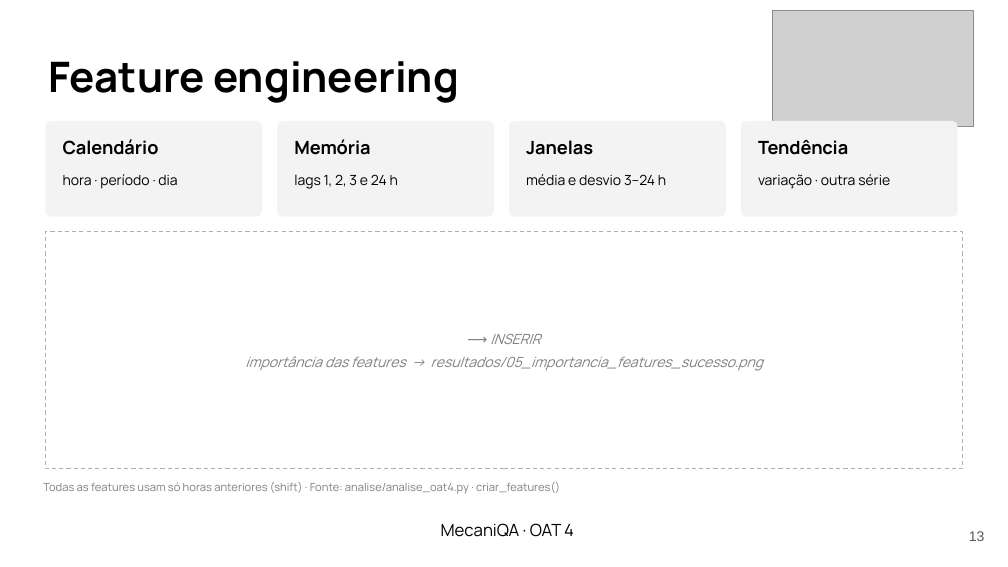
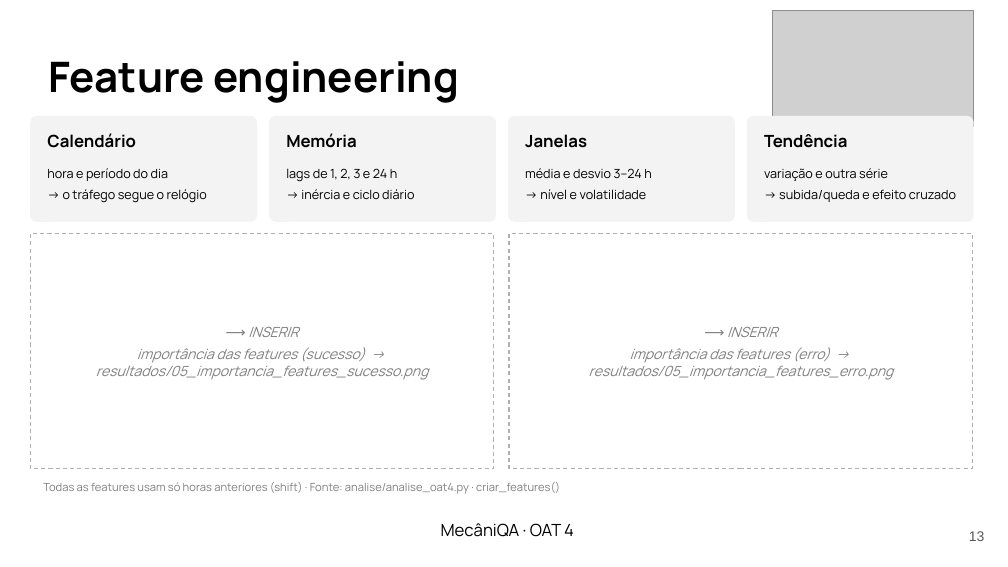
Before and after one commit to LenilsonSoares/mecaniQA-nuvem-macapa, a slide deck: slide 13 of oat4/apresentacao/mecaniQA_oat4_macapa.pptx. Drawn at 1008x567 pixels with LibreOffice and Linux fonts; fonts in the diff are those of the drawing; grey boxes stand for pictures. Boxes give left, top, right and bottom in pixels: in the first picture for what was removed or moved away, otherwise in the second. Text is boxed around its words. In the diff, an @@ line names an element or a change of style, - is before the commit and + after.

Commit message:
feat(oat4): ajustes do debate (Codex, avaliador e revisor técnico)
- slides: prints maiores, slide próprio para a série de erro, tabela de MSE
  legível, conclusão explica por que o RF ganhou ou perdeu, falas prontas
- análise: horas sem dado preenchidas só com o passado e fora das métricas;
  sem a feature dia da semana (apenas 4 dias de coleta)
- coleta: linha rotulada pelo início da hora e horas com raspagem parcial
  marcadas como sem dado
- run.sh e README: o gerador roda só no container (evita tráfego dobrado)

```diff
--- a/oat4/apresentacao/mecaniQA_oat4_macapa.pptx
+++ b/oat4/apresentacao/mecaniQA_oat4_macapa.pptx
@@ rounded rectangle: place and size @@
-rounded rectangle at [45,121,262,217]
+rounded rectangle at [30,116,257,222]
@@ rounded rectangle: place and size @@
-rounded rectangle at [277,121,494,217]
+rounded rectangle at [269,116,496,222]
@@ rounded rectangle: place and size @@
-rounded rectangle at [509,121,726,217]
+rounded rectangle at [508,116,735,222]
@@ rounded rectangle: place and size @@
-rounded rectangle at [741,121,958,217]
+rounded rectangle at [747,116,974,222]
@@ text "Calendário": place and size @@
-text "Calendário" at [63,139,159,155]
+text "Calendário" at [47,133,136,148]
@@ text "Memória": place and size @@
-text "Memória" at [294,139,370,155]
+text "Memória" at [286,133,357,148]
@@ size 13 to 12 pt in 4 elements at [286,133,357,148], [525,134,587,148], [47,133,136,148], [764,134,847,148] @@
@@ text at [47,168,207,203]: text changed; size 10 to 9 pt @@
-hora · período · dia
+hora e período do dia
+→ o tráfego segue o relógio
@@ text at [286,168,414,199]: text changed; size 10 to 9 pt @@
-lags 1, 2, 3 e 24 h
+lags de 1, 2, 3 e 24 h
+→ inércia e ciclo diário
@@ text at [525,168,651,178]: size 10 to 9 pt in "média e desvio 3–24 h" @@
@@ text at [764,168,956,202]: text changed; size 10 to 9 pt @@
-variação · outra série
+variação e outra série
+→ subida/queda e efeito cruzado
@@ text at [540,189,647,199]: paragraph added @@
+→ nível e volatilidade
@@ rectangle: place and size @@
-rectangle at [45,232,963,469]
+rectangle at [30,234,494,469]
@@ text "⟶ INSERIR": place and size @@
-text "⟶ INSERIR" at [245,334,763,371]
+text "⟶ INSERIR" at [96,327,428,380]
@@ rectangle added at [509,234,973,469], fill #FFFFFF, outline #B0B0B0 0.75 pt dashed @@
@@ text added at [589,327,893,380], 10 pt, text #808080, italic @@
+⟶ INSERIR
+importância das features (erro) → resultados/05_importancia_features_erro.png
@@ text at [96,347,428,380]: text changed @@
-importância das features → resultados/05_importancia_features_sucesso.png
+importância das features (sucesso) → resultados/05_importancia_features_sucesso.png
@@ text at [441,523,574,537]: text changed @@
-MecaniQA · OAT 4
+MecâniQA · OAT 4
```
Also in this commit, not shown: 15 other slides changed, 1 slide added, 6 other files.
